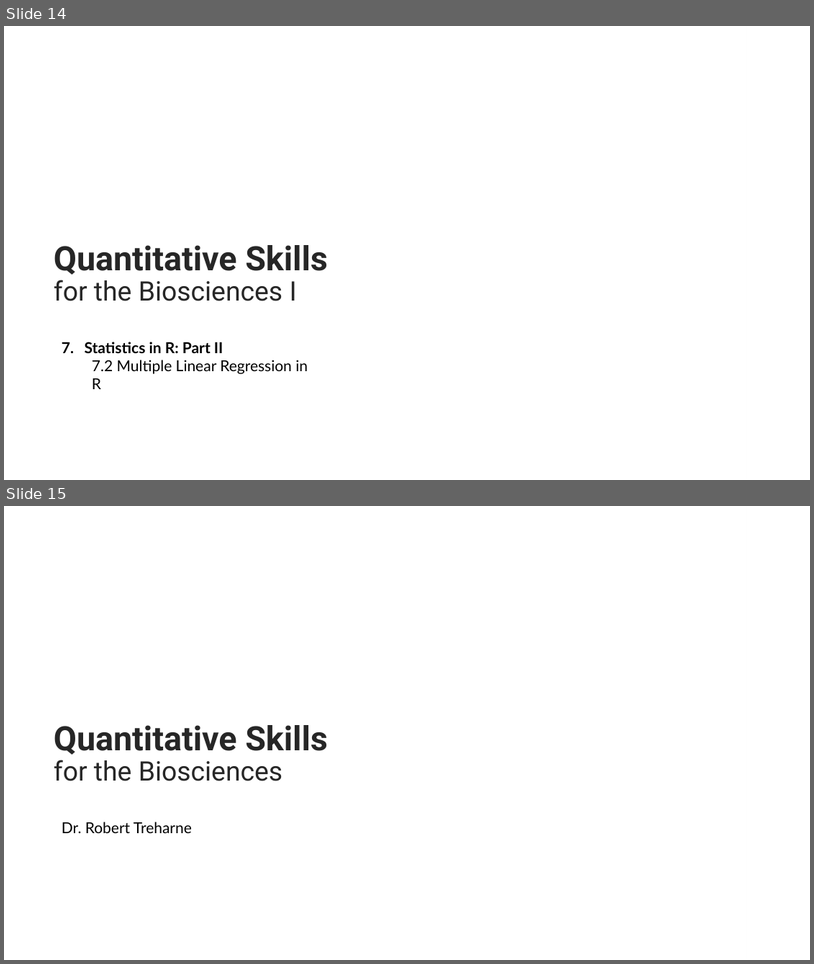
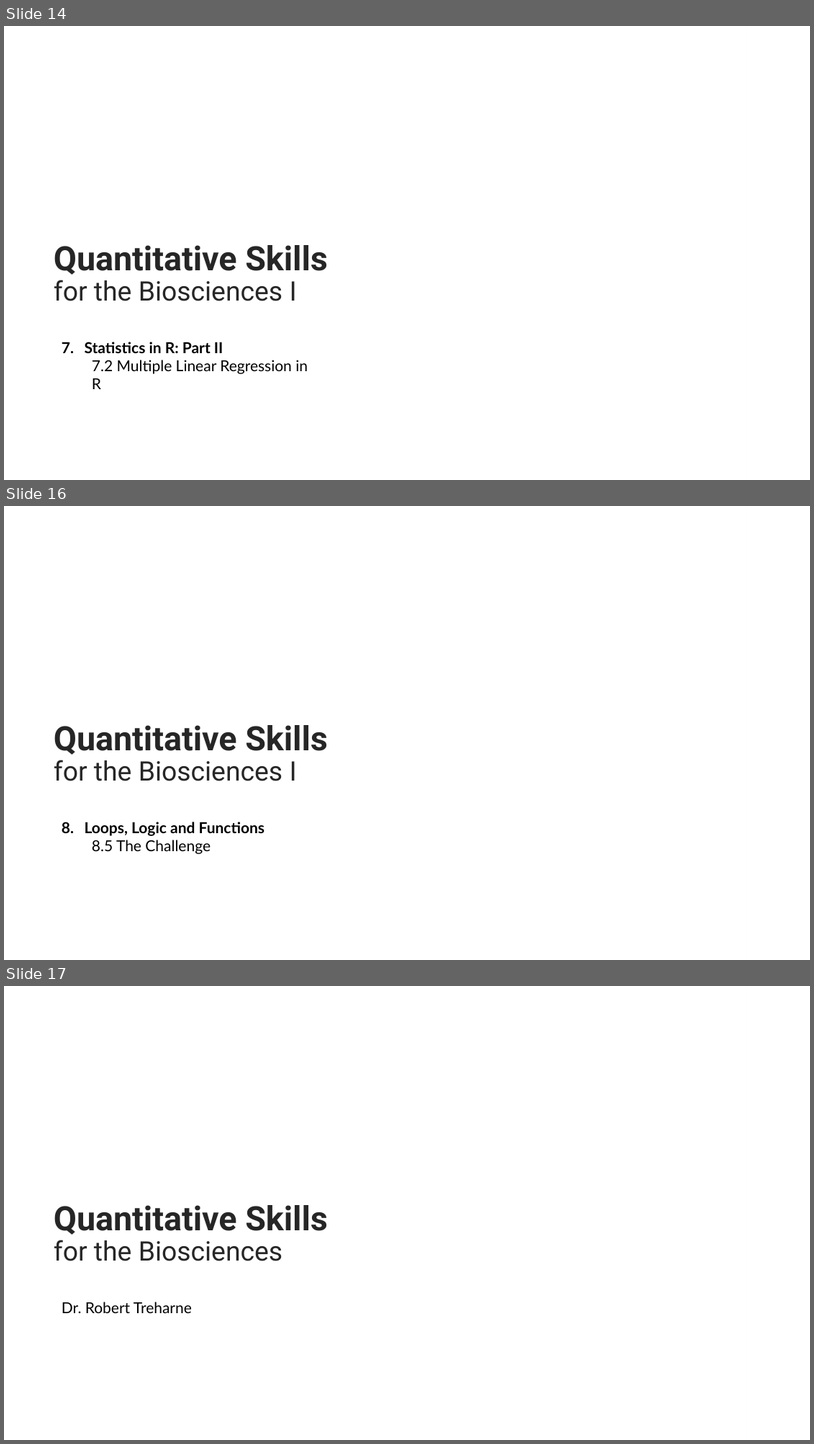
Before and after one commit to rtreharne/qs, a slide deck: pptx/Quantitative Skills for the Biosciences I.pptx. Shown one above the other, each under a label of ours: slides 14 and 15 before the commit, slides 14, 16 and 17 after it; the slides between them are not shown. The pictures are 814x964 and 814x1444 pixels, drawn with LibreOffice and Linux fonts; fonts in the diff are those of the drawing; background and template pictures are left out. Boxes give left, top, right and bottom in pixels: in the first picture for what was removed or moved away, otherwise in the second. Text is boxed around its words. In the diff, an @@ line names an element or a change of style, - is before the commit and + after.

```diff
--- a/pptx/Quantitative Skills for the Biosciences I.pptx
+++ b/pptx/Quantitative Skills for the Biosciences I.pptx
@@ slide 16 added at (4, 506, 810, 960), background picture (left out) @@
@@ rectangle added at (24, 506, 810, 960), fill gradient #FFFFFF @@
@@ title added at (54, 725, 328, 781), 40 pt, text #262626, bold @@
+Quantitative Skills for the Biosciences I
@@ text added at (85, 821, 265, 854), 18 pt, text #000000, bold @@
+8. Loops, Logic and Functions
+  8.5 The Challenge
@@ what was slide 15 is now slide 17 @@
```
Also in this commit, not shown: 1 other slide added, 21 other files.
